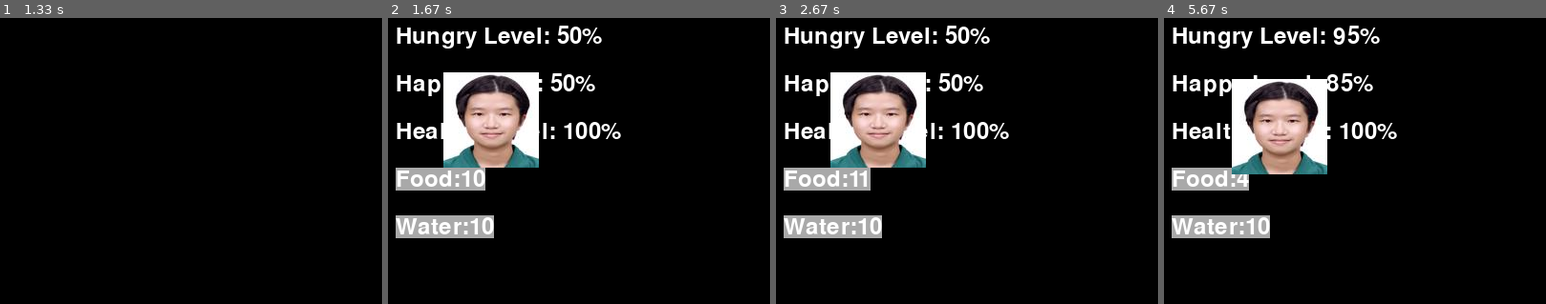
Above: before the commit, frames 1-4 (left to right).
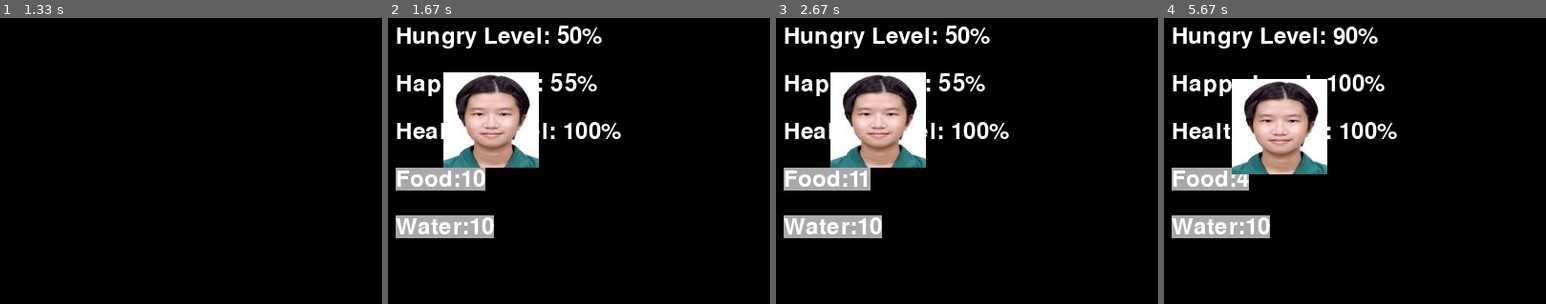
Above: after the commit, the same moments.

Repository: huihsin-chien/group6_project
Game: pygame game, started from Final_pj/main.py
Two runs of this game, one before a commit and one after it. Both use one fixed random seed, a clock stepped at 60 frames per second and the inputs below.
Inputs (mouse positions are % of the whole screen's width and height, from its top left):
- Up to frame 1 (1.33 s): press the mouse at (40, 35) at 0.37 s; move the mouse to (29, 54) at 0.47 s; release the mouse at (19, 74) at 0.6 s; click (45, 76) at 1.22 s
- Up to frame 2 (1.67 s): press the mouse at (19, 25) at 1.53 s; move the mouse to (37, 22) at 1.63 s
- Up to frame 3 (2.67 s): release the mouse at (55, 20) at 1.77 s; click (64, 28) at 1.88 s; click (38, 36) at 2.22 s; press the mouse at (49, 69) at 2.53 s; move the mouse to (38, 78) at 2.63 s
- Up to frame 4 (5.67 s): release the mouse at (26, 88) at 2.77 s; press the mouse at (12, 35) at 2.87 s; move the mouse to (36, 24) at 2.97 s; release the mouse at (60, 13) at 3.1 s; press the mouse at (19, 26) at 3.2 s; move the mouse to (23, 47) at 3.3 s; release the mouse at (26, 68) at 3.43 s; press the mouse at (19, 26) at 3.53 s; move the mouse to (32, 53) at 3.63 s; release the mouse at (44, 81) at 3.77 s; press the mouse at (12, 35) at 3.87 s; move the mouse to (20, 58) at 3.97 s; release the mouse at (28, 82) at 4.1 s; press the mouse at (12, 35) at 4.2 s; move the mouse to (16, 29) at 4.3 s; release the mouse at (19, 22) at 4.43 s; press the mouse at (12, 35) at 4.53 s; move the mouse to (36, 42) at 4.63 s; release the mouse at (60, 48) at 4.77 s; press the mouse at (11, 35) at 4.87 s; move the mouse to (48, 25) at 4.97 s; release the mouse at (84, 14) at 5.1 s; press the mouse at (11, 35) at 5.2 s; move the mouse to (21, 39) at 5.3 s; release the mouse at (32, 44) at 5.43 s; press the mouse at (11, 35) at 5.53 s; move the mouse to (48, 28) at 5.63 s
The pictures show only the part of the screen within x 5-55%, y 7-57%; the shares and areas given below are measured in that part.

Frame 1 is identical in both runs. In frame 2, 0.3% of the frame differs, in the area x 45-55%, y 19-26%; in frame 3, 0.3%; in frame 4, 0.9%, in the area x 42-58%, y 2-26%.

Commit message:
record box

Diff:
--- a/Final_pj/pet.py
+++ b/Final_pj/pet.py
@@ -22,7 +22,7 @@
         if self.time_since_last_hour <= 9:  # 每3秒钟更新一次hour
             self.hour += 1
             if self.time_since_last_hour == 3 or self.time_since_last_hour == 6 or self.time_since_last_hour == 9:
-                self.hungry_level -= 5
+                self.hungry_level -= 10
             if self.time_since_last_hour == 5 or self.time_since_last_hour == 0:
                 self.happy_level -= 5
                 self.money += 1
@@ -107,3 +107,28 @@
         if self.money >= 1:
             self.money -= 1
             self.water_amount += 1
+
+    def touch_pet(self):
+        if self.happy_level < 100:
+            if (self.happy_level + 5) > 100:
+                self.happy_level = 100
+            else:
+                self.happy_level += 5
+        else:
+            self.happy_level = 100
+
+    def reset(self):
+        self.hour = 0  # 寵物活了幾小時
+        self.status = 'hungry'  # 寵物狀態（hungry, full）
+        self.hungry_level = 50  # 飢餓程度（0-100%）
+        self.happy_level = 50  # 快樂程度（0-100%）
+        self.healthy_level = 100  # 健康程度（0-100%）
+        self.state = 'baby'  # 寵物狀態（baby, teens, adult）
+        self.food_amount = 10  # 玩家擁有的食物數量
+        self.water_amount = 10  # 玩家擁有的水數量
+        self.money = 100  # 玩家擁有的金錢數量
+        self.time_since_last_hour = 0  # 距离上次小时的时间
+        self.x = 100
+        self.y = 100
+        self.speed_x = 0.0000001
+        self.speed_y = 0.0000001
--- a/Final_pj/screens/game_screen.py
+++ b/Final_pj/screens/game_screen.py
@@ -5,6 +5,7 @@
 import settings
 from time import time
 import random
+
 
 WHITE = (255, 255, 255)
 BLACK = (0, 0, 0)
@@ -14,14 +15,8 @@
 
 menu_font = pygame.font.Font(settings.font_path, settings.menu_font_size)
 
-def draw_pet_location(screen):
-    if pet.state == 'baby':
-        pet_image = pygame.image.load(settings.baby_pet_image_path)
-    elif pet.state == 'teen':
-        pet_image = pygame.image.load(settings.teen_pet_image_path)
-    elif pet.state == 'adult':
-        pet_image = pygame.image.load(settings.adult_pet_image_path)
-
+def draw_pet_location(screen, pet_image_path):
+    pet_image = pygame.image.load(pet_image_path)
     pet.rect = pet_image.get_rect()
     pet.rect.topleft = (pet.x, pet.y)
     img_width, img_height = pet_image.get_size()
@@ -29,7 +24,6 @@
     return (img_width, img_height)
 
 def draw_pet_attributes(screen, food_button, water_button):
-
     hungry_text = menu_font.render(f'Hungry Level: {pet.hungry_level}%', True, WHITE)
     screen.blit(hungry_text, (50, 50))
 
@@ -43,7 +37,6 @@
     water_button.show()
 
 def draw_player_info(screen, shop_button):
-
     state_text = menu_font.render(f'State: {pet.state}', True, WHITE)
     screen.blit(state_text, (500, 50))
 
@@ -69,13 +62,22 @@
     food_button = Button(f'Food:{pet.food_amount}', (50, 200), menu_font, screen, GRAY, f'Food{pet.food_amount}')
     water_button = Button(f'Water:{pet.water_amount}', (50, 250), menu_font, screen, GRAY, f'Water:{pet.water_amount}')
 
+    pet_image_path = settings.baby_pet_image_path if pet.state == 'baby' else (settings.teen_pet_image_path if pet.state == 'teen' else settings.adult_pet_image_path)
+    happy_pet_image_path = settings.happy_pet_image_path  # 假设这是宠物开心状态的图片路径
+    pet_happy_start_time = 0
+    pet_is_happy = False
+
     change_direction()
 
     while True:
+        current_time = time()
         for event in pygame.event.get():
             if event.type == pygame.QUIT:
                 pygame.quit()
                 sys.exit()
+            if pet.status == 'dead':
+                game_over_screen(screen)
+                break
 
             if event.type == pygame.MOUSEBUTTONDOWN:
                 if shop_button.click(event):
@@ -87,27 +89,38 @@
                     pet.drink()
                     water_button = Button(f'Water:{pet.water_amount}', (50, 250), menu_font, screen, GRAY, f'Water:{pet.water_amount}')
 
+                # 检查是否点击宠物
+                if pet.rect.collidepoint(event.pos):
+                    pet.touch_pet()
+                    pet_image_path = happy_pet_image_path
+                    pet_happy_start_time = current_time
+                    pet_is_happy = True
+
             elif event.type == pygame.MOUSEBUTTONUP:
                 shop_button.release(event)
                 food_button.release(event)
                 water_button.release(event)
 
+        # 恢复宠物原始图片
+        if pet_is_happy and current_time - pet_happy_start_time > 2:  # 2秒钟后恢复原始图片
+            pet_image_path = settings.baby_pet_image_path if pet.state == 'baby' else (settings.teen_pet_image_path if pet.state == 'teen' else settings.adult_pet_image_path)
+            pet_is_happy = False
+
         screen.fill(BLACK)
         draw_pet_attributes(screen, food_button, water_button)
         draw_player_info(screen, shop_button)
-        img_width, img_height = draw_pet_location(screen)
+        img_width, img_height = draw_pet_location(screen, pet_image_path)
 
-        if time() - last_update_time >= 1:
-            last_update_time = time()
+        if current_time - last_update_time >= 1:
+            last_update_time = current_time
             pet.update_hour()
 
-        if time() - direction_change_time >= 1:  # 每2秒改变一次方向
-            direction_change_time = time()
+        if current_time - direction_change_time >= 1:  # 每1秒改变一次方向
+            direction_change_time = current_time
             change_direction()
 
-        # 更新宠物的位置
-        if time() - last_update_time >= 0.5 and time() - last_update_time <= 0.55 or \
-            time() - last_update_time >= 0.95 and time() - last_update_time <= 1 :
+        if current_time - last_update_time >= 0.5 and current_time - last_update_time <= 0.55 or \
+           current_time - last_update_time >= 0.95 and current_time - last_update_time <= 1:
             pet.x += pet.speed_x
             pet.y += pet.speed_y
 
@@ -129,7 +142,6 @@
         pygame.display.update()
 
 def open_shop(screen):
-    # screen = pygame.display.get_surface()
     buy_food_button = Button(u'Food: 3 dollar', (300, 200), menu_font, screen, GRAY, u'Food: 3 dollar')
     buy_water_button = Button(u'Water: 1 dollar', (300, 300), menu_font, screen, GRAY, u'Water: 1 dollar')
     return_to_game_button = Button(u'Return to Game', (300, 400), menu_font, screen, GRAY, u'Return to Game')
@@ -152,7 +164,7 @@
         buy_food_button.show()
         buy_water_button.show()
         return_to_game_button.show()
-        ### draw_pet_attributes: food amount, water amount, money
+        # 绘制宠物属性: food amount, water amount, money
         money_text = menu_font.render(f'Money: {pet.money}', True, WHITE)
         screen.blit(money_text, (500, 100))
         food_text = menu_font.render(f'Food: {pet.food_amount}', True, WHITE)
@@ -160,3 +172,24 @@
         water_text = menu_font.render(f'Water: {pet.water_amount}', True, WHITE)
         screen.blit(water_text, (500, 200))
         pygame.display.update()
+
+def game_over_screen(screen):
+    from screens.main_menu import main_menu
+    game_over_text = menu_font.render(u'Game Over', True, WHITE)
+    screen.fill(BLACK)
+    screen.blit(game_over_text, (300, 200))
+    record_text = menu_font.render(f'Your final hour: {pet.hour}', True, WHITE)
+    screen.blit(record_text, (300, 250))
+    play_again_button = Button(u'Play Again', (300, 300), menu_font, screen, GRAY, u'Play Again')
+    play_again_button.show()
+    pygame.display.update()
+    while True:
+        for event in pygame.event.get():
+            if event.type == pygame.QUIT:
+                pygame.quit()
+                sys.exit()
+            if event.type == pygame.MOUSEBUTTONDOWN:
+                if play_again_button.click(event):
+                    pet.reset()
+                    screen.fill(BLACK)
+                    main_menu(screen)  # 返回游戏主菜单
--- a/Final_pj/settings.py
+++ b/Final_pj/settings.py
@@ -6,3 +6,4 @@
 baby_pet_image_path = "Assets\img\Resized\menu_background.jpg"
 teen_pet_image_path = "Assets\img\Resized\menu_background.jpg"
 adult_pet_image_path = "Assets\img\Resized\menu_background.jpg"
+happy_pet_image_path = "Assets\img\Resized\menu_background.jpg"
